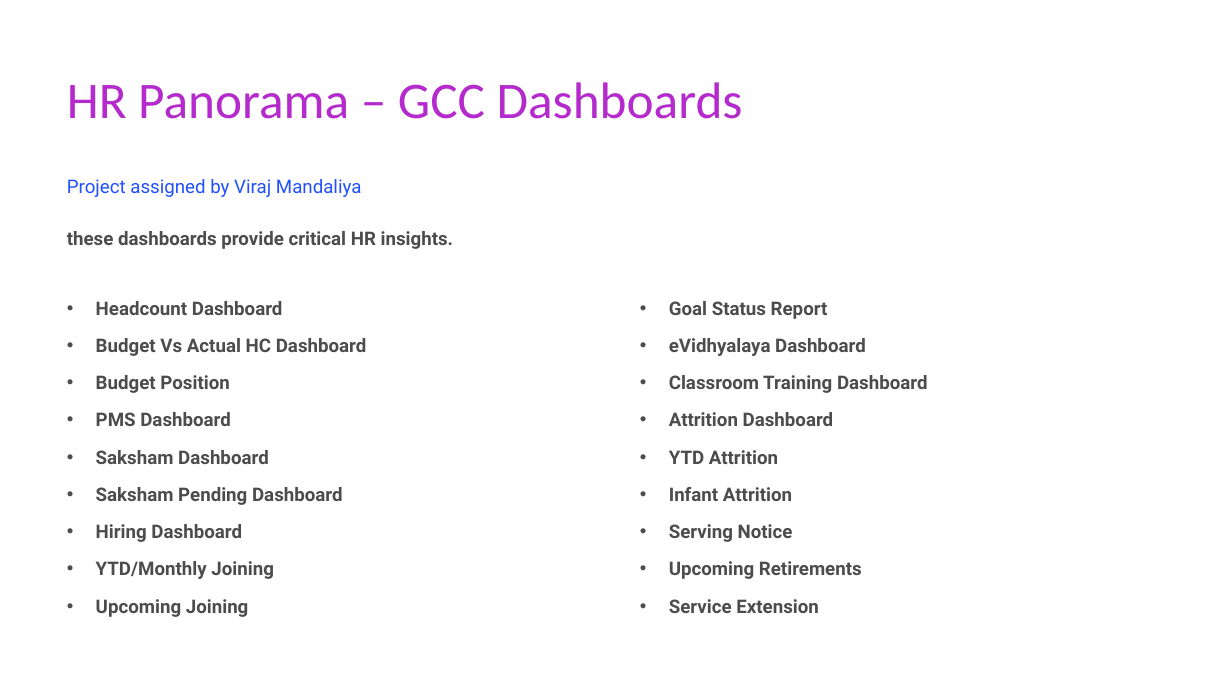
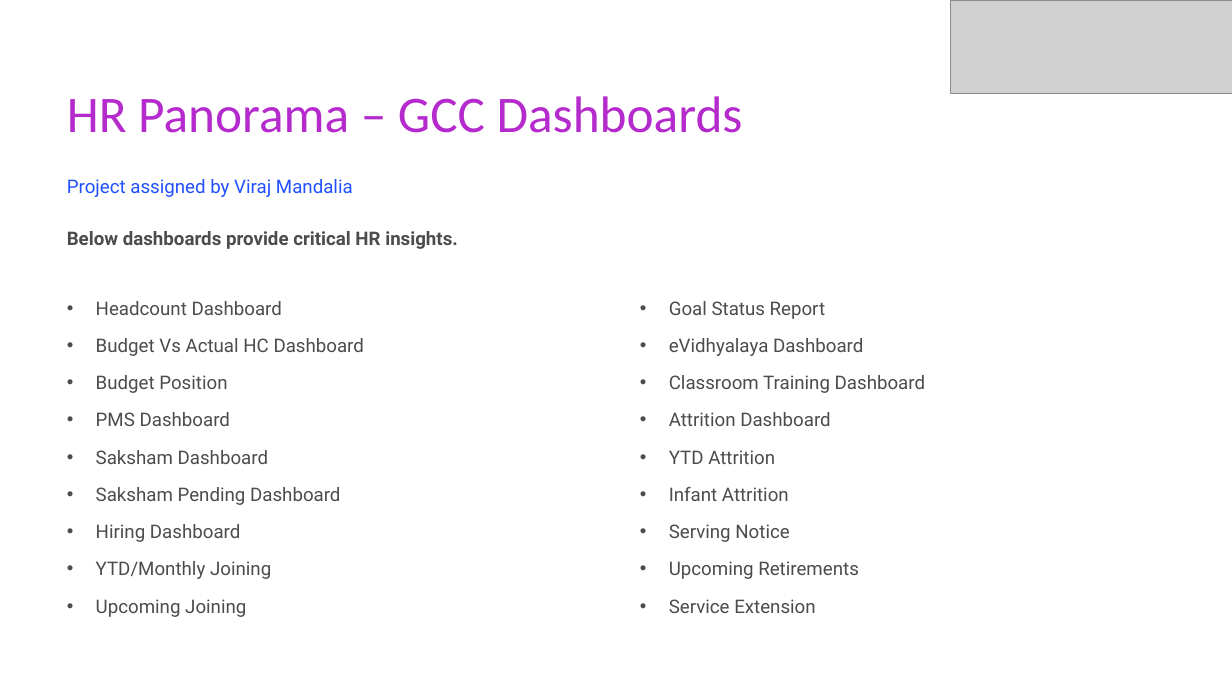
Before and after one commit to adityabhatisaini/Files, a slide deck: slide 2 of Internship-Progress-Report.pptx. Drawn at 1232x693 pixels with LibreOffice and Linux fonts; fonts in the diff are those of the drawing; grey boxes stand for pictures; background and template pictures are left out. Boxes give left, top, right and bottom in pixels: in the first picture for what was removed or moved away, otherwise in the second. Text is boxed around its words. In the diff, an @@ line names an element or a change of style, - is before the commit and + after.

```diff
--- a/Internship-Progress-Report.pptx
+++ b/Internship-Progress-Report.pptx
@@ picture added at [951, 0, 1232, 94] @@
@@ text "HR Panorama – GCC Dashboards": place and size @@
-text "HR Panorama – GCC Dashboards" at [67, 82, 743, 119]
+text "HR Panorama – GCC Dashboards" at [67, 96, 743, 133]
@@ text at [67, 179, 353, 197]: text changed @@
-Project assigned by Viraj Mandaliya
+Project assigned by Viraj Mandalia
@@ text at [67, 231, 458, 249]: text changed @@
-these dashboards provide critical HR insights.
+Below dashboards provide critical HR insights.
@@ bold off in 18 elements at [96, 301, 282, 315], [96, 338, 364, 356], [96, 375, 227, 393], [96, 412, 230, 426], [96, 450, 268, 464], [96, 487, 340, 505], [96, 524, 240, 542], [96, 561, 271, 579], [96, 599, 246, 617], [669, 301, 825, 319], [669, 338, 863, 356], [669, 375, 925, 393], [669, 412, 830, 426], [669, 450, 775, 464], [669, 487, 789, 501], [669, 524, 789, 542], [669, 561, 859, 579], [669, 599, 815, 613] @@
```
Also in this commit, not shown: 7 other slides changed, 2 slides added.
